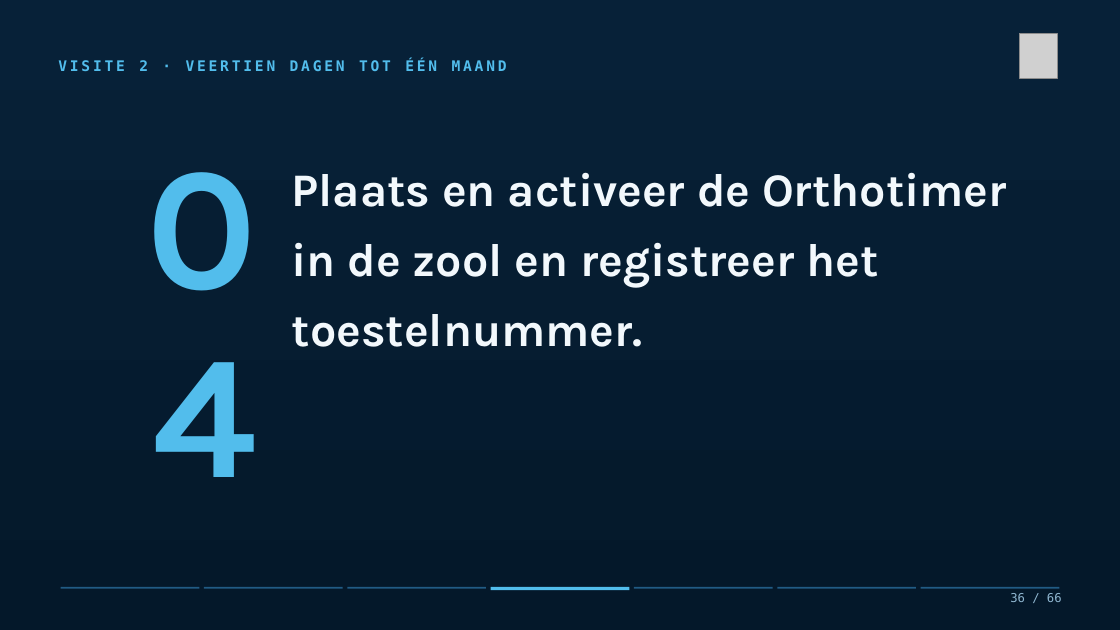
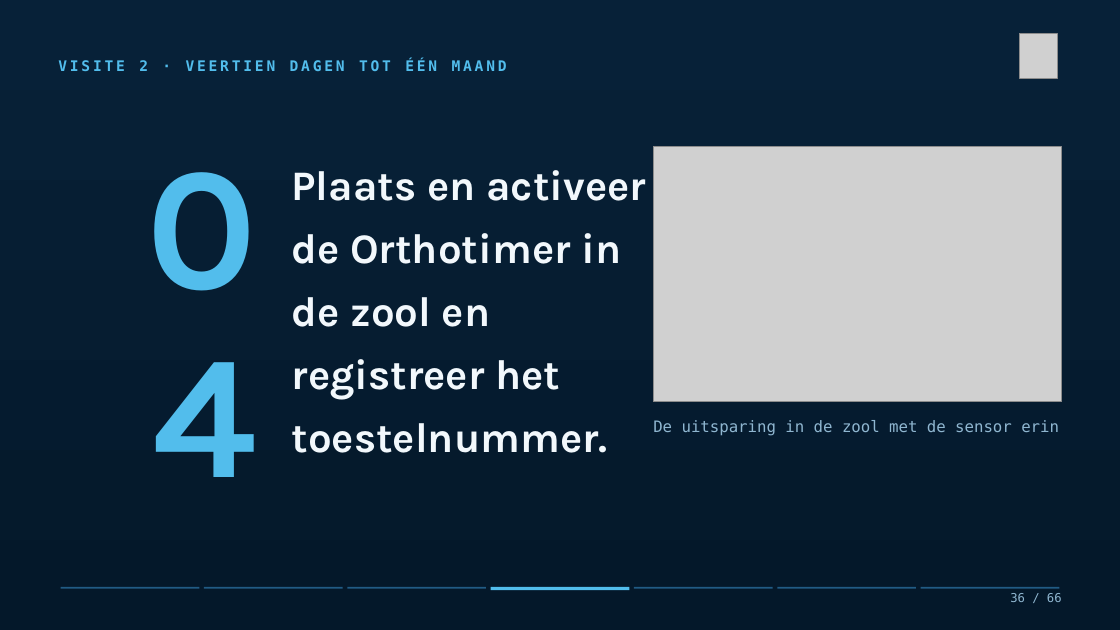
Before and after one commit to Dellfs/paradise-project, a slide deck: slide 36 of PARADISE_presentatie/PARADISE_opleidingssessie_voetklinieken.pptx. Drawn at 1120x630 pixels with LibreOffice and Linux fonts; fonts in the diff are those of the drawing; grey boxes stand for pictures. Boxes give left, top, right and bottom in pixels: in the first picture for what was removed or moved away, otherwise in the second. Text is boxed around its words. In the diff, an @@ line names an element or a change of style, - is before the commit and + after.

```diff
--- a/PARADISE_presentatie/PARADISE_opleidingssessie_voetklinieken.pptx
+++ b/PARADISE_presentatie/PARADISE_opleidingssessie_voetklinieken.pptx
@@ text "Plaats en activeer de Orthotimer ..." at bbox=[292, 170, 646, 453]: size 40 to 36 pt @@
@@ picture added at bbox=[654, 146, 1062, 402] @@
@@ text added at bbox=[653, 420, 1059, 436], 13.5 pt, text #8FB6D0 @@
+De uitsparing in de zool met de sensor erin
```
Also in this commit, not shown: 7 other slides changed, 4 other files.
